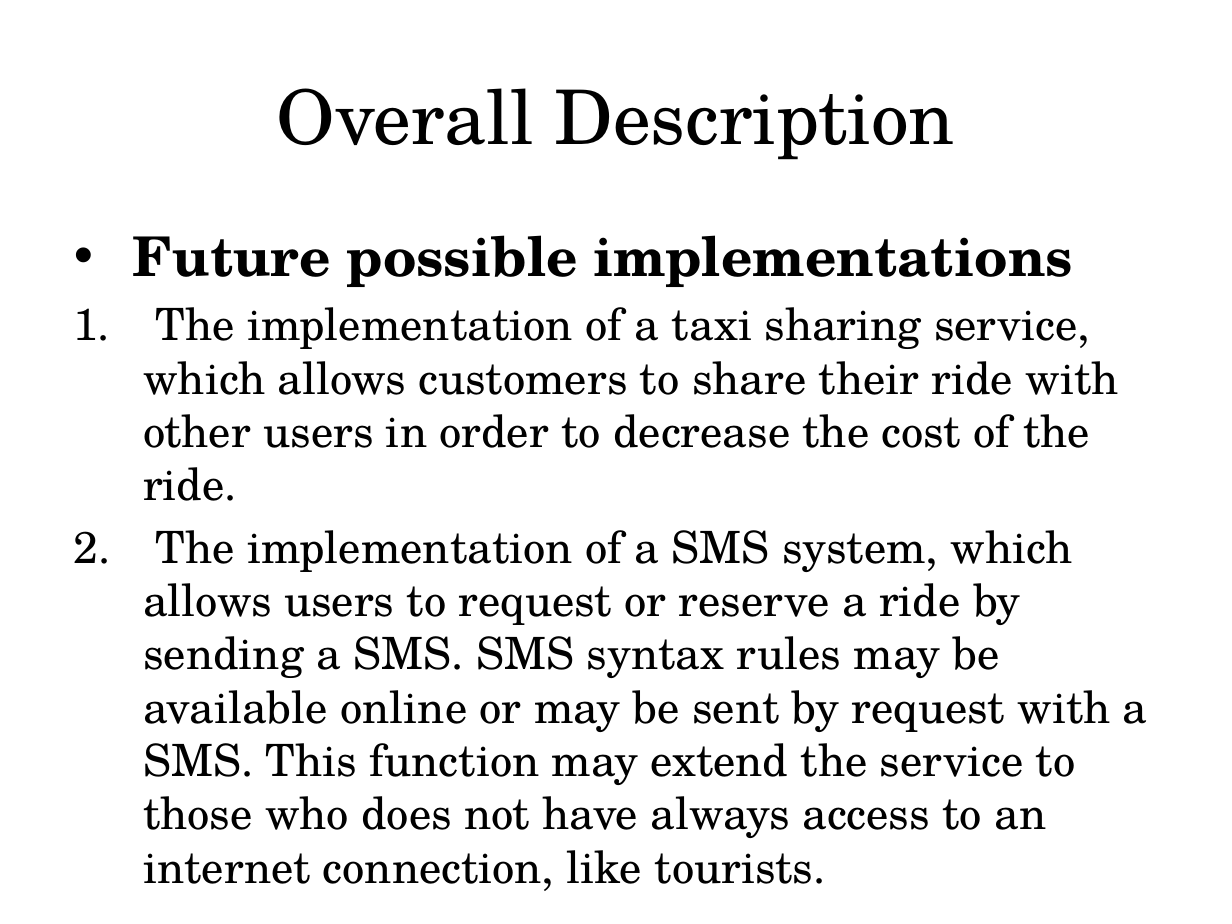
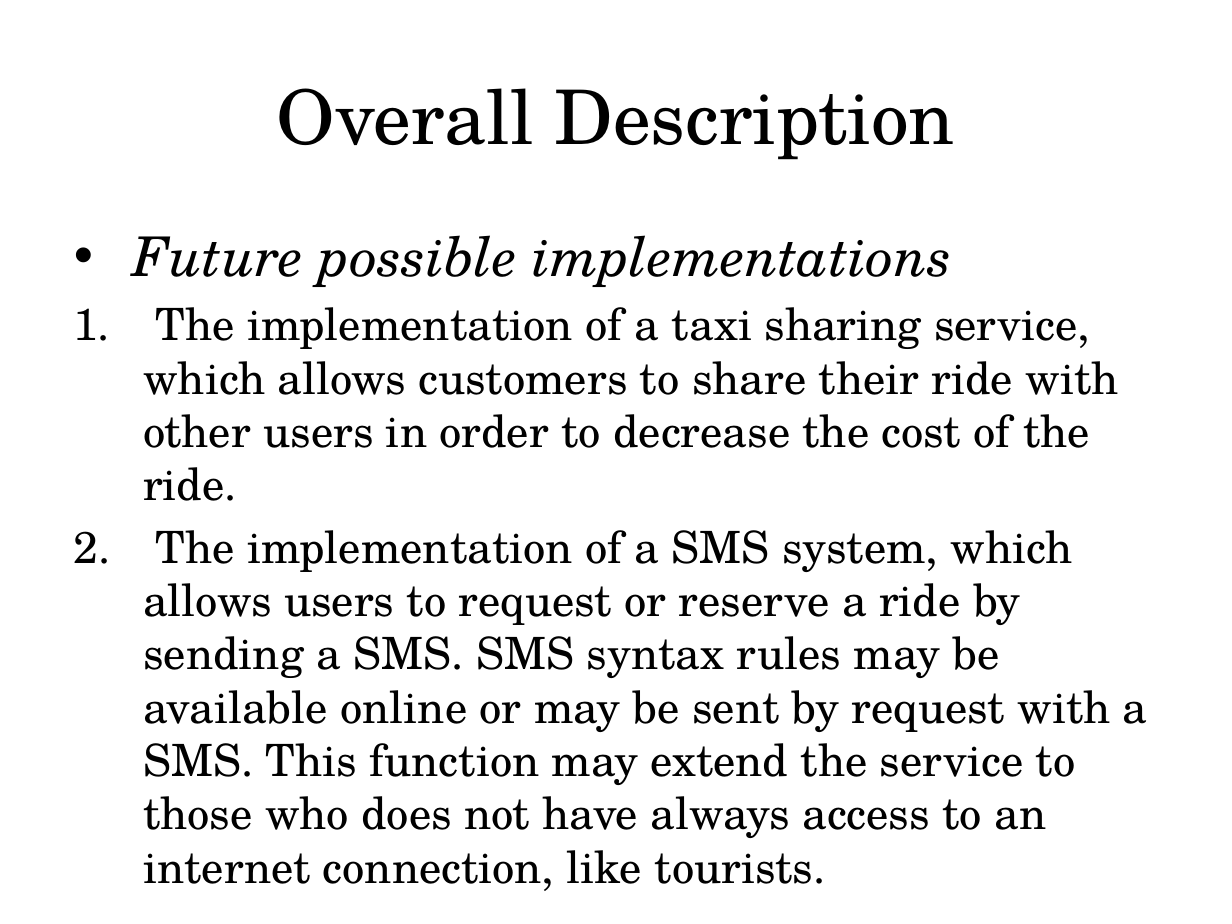
Before and after one commit to MarcoRomani/myTaxyService-SE2-PozziRomani, a slide deck: slide 15 of OtherStuff/Presentation/assumptions + definitions + overall description.pptx. Drawn at 1232x924 pixels with LibreOffice and Linux fonts; fonts in the diff are those of the drawing. Boxes give left, top, right and bottom in pixels: in the first picture for what was removed or moved away, otherwise in the second. Text is boxed around its words. In the diff, an @@ line names an element or a change of style, - is before the commit and + after.

```diff
--- a/OtherStuff/Presentation/assumptions + definitions + overall description.pptx
+++ b/OtherStuff/Presentation/assumptions + definitions + overall description.pptx
@@ text at [133,235,952,287]: bold off, italic on in "Future possible implementations" @@
```
Also in this commit, not shown: 7 other slides changed, 5 other files.
